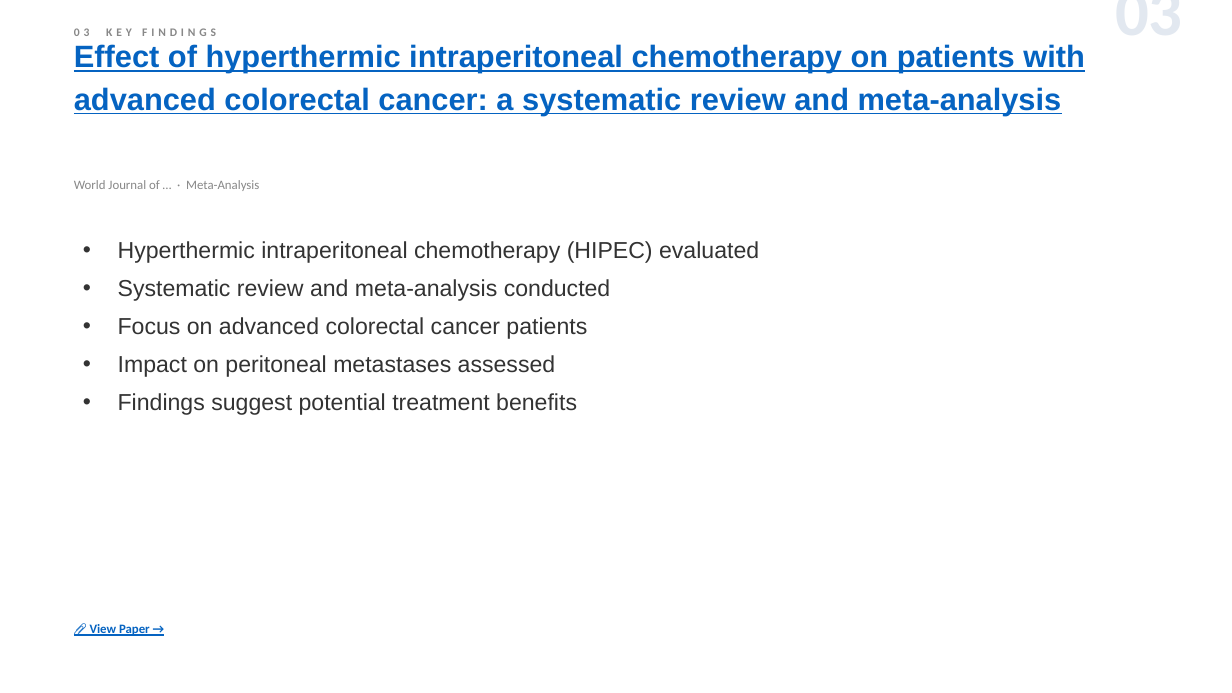
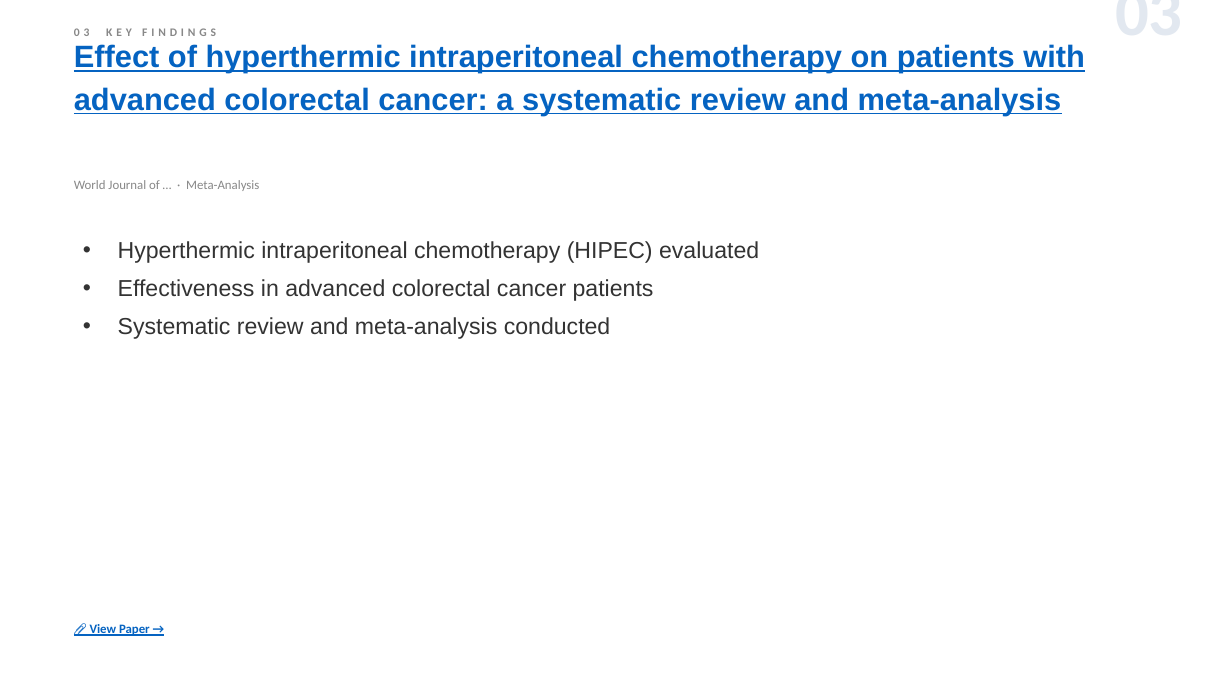
Before and after one commit to jejenhu-maker/colorectal-weekly-digest, a slide deck: slide 5 of docs/digest-en.pptx. Drawn at 1232x693 pixels with LibreOffice and Linux fonts; fonts in the diff are those of the drawing. Boxes give left, top, right and bottom in pixels: in the first picture for what was removed or moved away, otherwise in the second. Text is boxed around its words. In the diff, an @@ line names an element or a change of style, - is before the commit and + after.

```diff
--- a/docs/digest-en.pptx
+++ b/docs/digest-en.pptx
@@ text at [118, 279, 654, 301]: paragraph added @@
+• Effectiveness in advanced colorectal cancer patients
@@ text at [118, 317, 587, 415]: paragraphs removed @@
-• Focus on advanced colorectal cancer patients
-• Impact on peritoneal metastases assessed
-• Findings suggest potential treatment benefits
```
Also in this commit, not shown: 10 other slides changed, 1 slide added, 3 other files.
